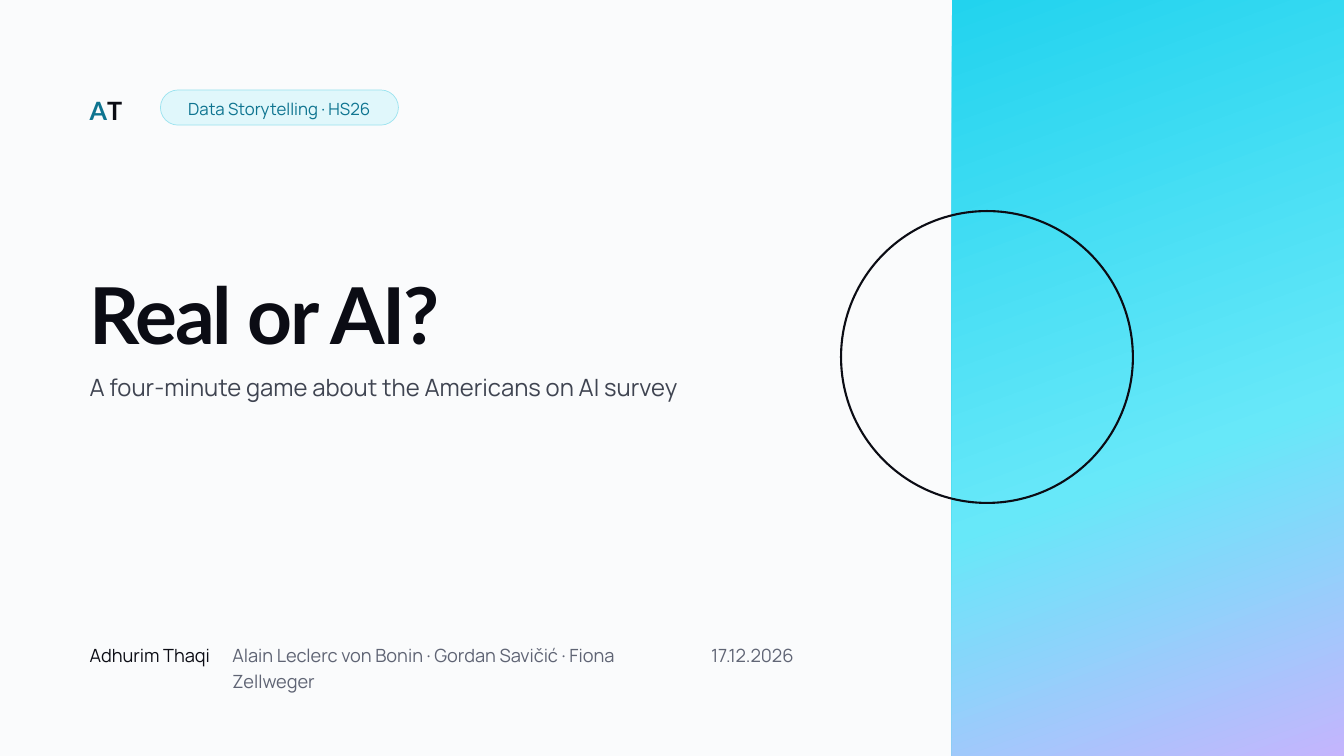
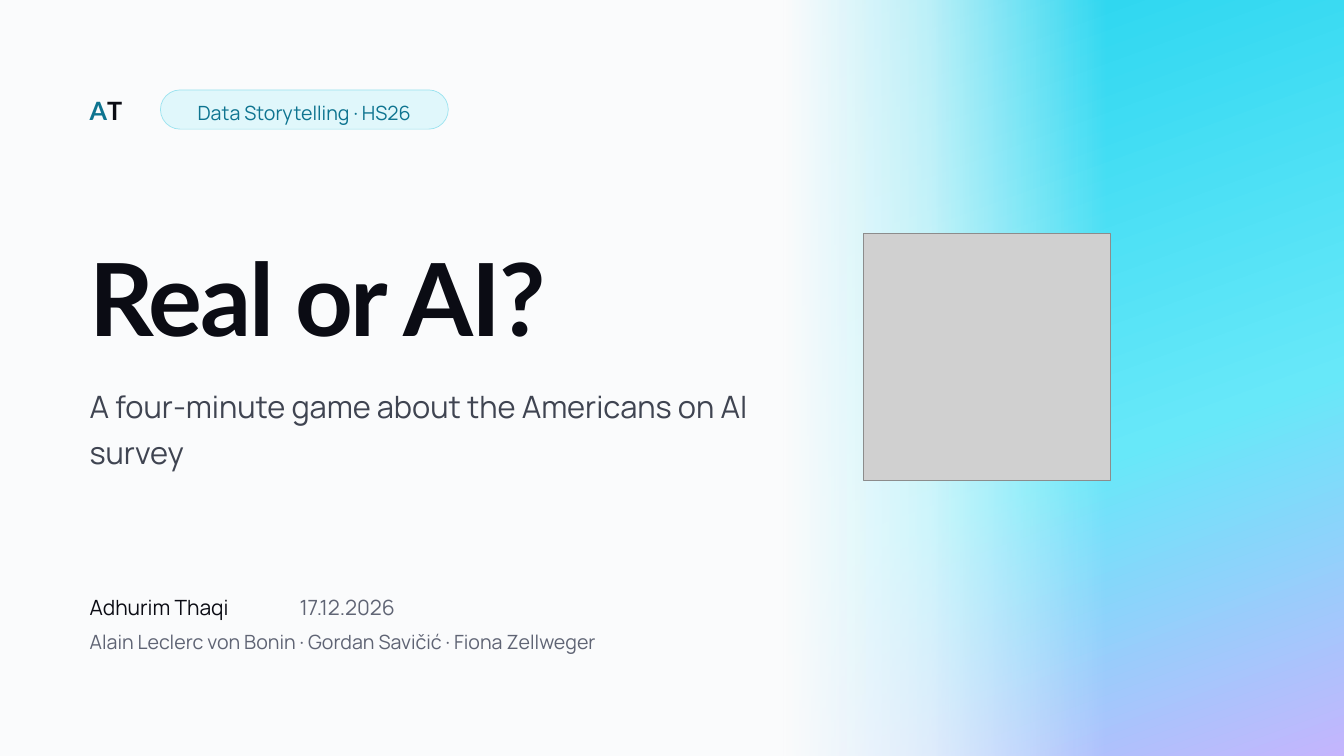
Before and after one commit to AdhurimThaqi/dataset-datastorytelling, a slide deck: slide 1 of Final-presentation/Real-or-AI_final-presentation.pptx. Drawn at 1344x756 pixels with LibreOffice and Linux fonts; fonts in the diff are those of the drawing; grey boxes stand for pictures. Boxes give left, top, right and bottom in pixels: in the first picture for what was removed or moved away, otherwise in the second. Text is boxed around its words. In the diff, an @@ line names an element or a change of style, - is before the commit and + after.

Commit message:
Presentation: bigger type, fuller layout, soft gradient edge
- Text 20-22 pt, titles 40 pt; charts, cards, table and image
  slides fill the slide
- Cover and closing slide: band fades into the white page
- HTML slides updated to match the PPTX/PDF

```diff
--- a/Final-presentation/Real-or-AI_final-presentation.pptx
+++ b/Final-presentation/Real-or-AI_final-presentation.pptx
@@ rectangle: place and size @@
-rectangle at (952, 0, 1344, 756)
+rectangle at (784, 0, 1344, 756)
@@ rectangle added at (784, 0, 1106, 756), fill gradient #FAFBFC @@
@@ rounded rectangle "Data Storytelling · HS26": place and size @@
-rounded rectangle "Data Storytelling · HS26" at (160, 90, 398, 125)
+rounded rectangle "Data Storytelling · HS26" at (160, 90, 449, 129)
@@ rounded rectangle "Data Storytelling · HS26" at (160, 90, 449, 129): size 12 to 14 pt; line spacing 16.8pt to 1.25 @@
@@ title "Real or AI?": place and size @@
-title "Real or AI?" at (90, 285, 440, 345)
+title "Real or AI?" at (90, 261, 545, 337)
@@ title "Real or AI?" at (90, 261, 545, 337): size 56 to 72 pt; line spacing 56pt to 1 @@
@@ rounded rectangle removed at (841, 211, 1133, 503) @@
@@ picture added at (864, 234, 1110, 480) @@
@@ text "A four-minute game about the ...": place and size @@
-text "A four-minute game about the ..." at (90, 378, 677, 402)
+text "A four-minute game about the ..." at (90, 395, 748, 426)
@@ text "A four-minute game about the ..." at (90, 395, 748, 426): size 17 to 22 pt; line spacing 24.6pt to 1.25 @@
@@ text "Adhurim Thaqi": place and size @@
-text "Adhurim Thaqi" at (90, 648, 210, 667)
+text "Adhurim Thaqi" at (90, 599, 229, 620)
@@ text "Adhurim Thaqi" at (90, 599, 229, 620): size 13 to 15 pt; line spacing 18.2pt to 1.25 @@
@@ text "17.12.2026" at (300, 599, 395, 616): size 13 to 15 pt; line spacing 18.2pt to 1.25 @@
@@ text "17.12.2026": place and size @@
-text "17.12.2026" at (711, 648, 793, 662)
+text "17.12.2026" at (300, 599, 395, 616)
@@ text "Alain Leclerc von Bonin · ...": place and size @@
-text "Alain Leclerc von Bonin · ..." at (232, 648, 614, 693)
+text "Alain Leclerc von Bonin · ..." at (90, 634, 596, 654)
@@ text "Alain Leclerc von Bonin · ..." at (90, 634, 596, 654): size 13 to 14 pt; line spacing 18.2pt to 1.25 @@
```
Also in this commit, not shown: 12 other slides changed, 5 other files.
